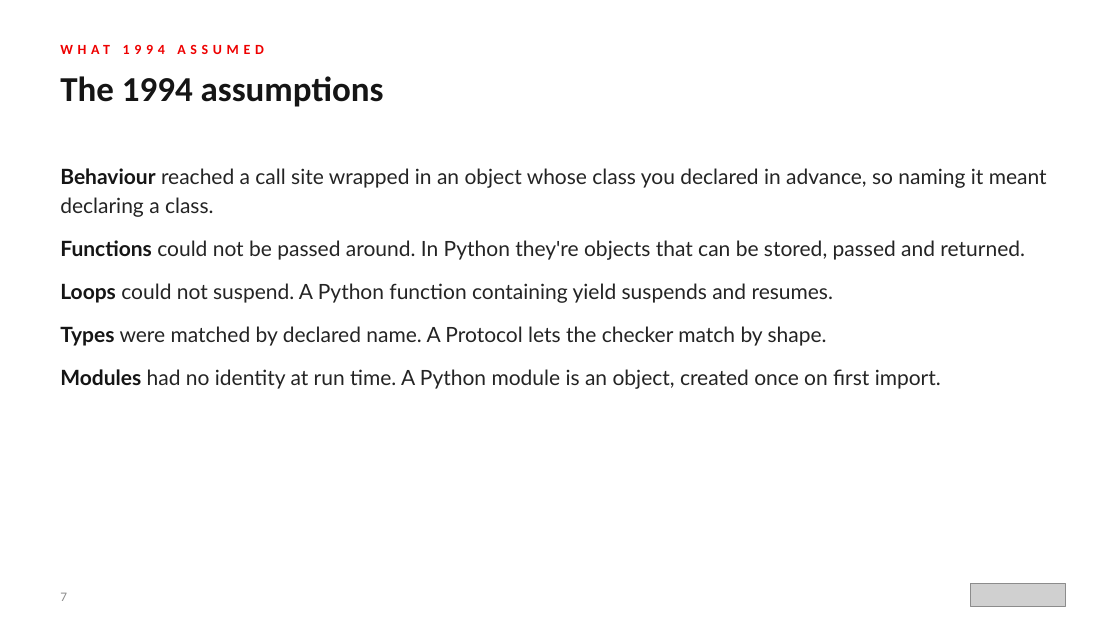
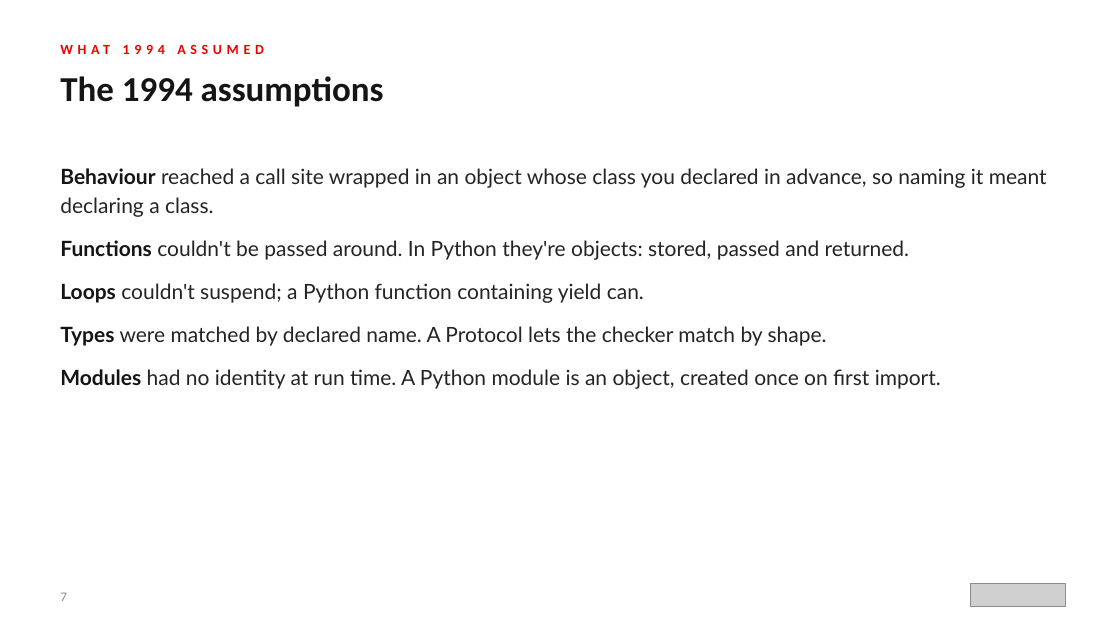
Before and after one commit to patterncatalyst/design-patterns-with-python, a slide deck: slide 7 of presentation/design-patterns-with-python-101-patterns-and-solid.pptx. Drawn at 1120x630 pixels with LibreOffice and Linux fonts; fonts in the diff are those of the drawing; grey boxes stand for pictures. Boxes give left, top, right and bottom in pixels: in the first picture for what was removed or moved away, otherwise in the second. Text is boxed around its words. In the diff, an @@ line names an element or a change of style, - is before the commit and + after.

```diff
--- a/presentation/design-patterns-with-python-101-patterns-and-solid.pptx
+++ b/presentation/design-patterns-with-python-101-patterns-and-solid.pptx
@@ text at <box>60,240,910,303</box>: text changed @@
-● Functions could not be passed around. In Python they're objects that can be stored, passed and returned.
-● Loops could not suspend. A Python function containing yield suspends and resumes.
+● Functions couldn't be passed around. In Python they're objects: stored, passed and returned.
+● Loops couldn't suspend; a Python function containing yield can.
```
Also in this commit, not shown: 13 other slides changed, 3 other files.
